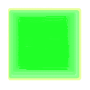
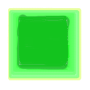
Layered file, before and after one edit (90 × 90). Changes by layer:
"Camada 5" (1st of 2): opacity 100% → 41%, painted on it over [16, 14, 70, 70]
hid "Camada 5" (2nd of 2) over [16, 14, 70, 70]
